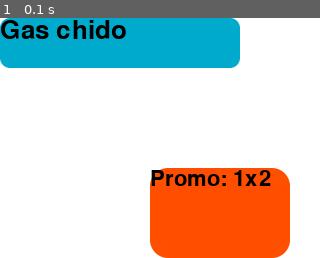
Above: before the commit, frame 1.
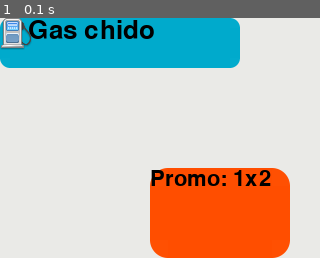
Above: after the commit, the same moment.

Repository: checor/Pygame-SSUI
Game: pygame game, started from loader.py
The game is run twice, just before and just after one commit, with the same random seed, the same clock (stepped at 60 frames per second) and the same inputs. The source is Python 2; it was converted automatically to run under Python 3.
Inputs:
- Up to frame 1 (0.1 s): no input

The runs differ from the first frame. In frame 1, 2.8% of the frame differs, in the area x 0-49%, y 0-13%.

Commit message:
Añadida capacidad de mostrar imágenes

Diff:
--- a/loader.py
+++ b/loader.py
@@ -2,9 +2,9 @@
 """
 Created on Thu Jul 10 19:24:52 2014
 
-@author: @checor
-
-Usando el martillo que tengo para un chingo de clavos
+@author: checor@gmail.com
+
+Gettin pumped
 """
 
 import pygame, sys
@@ -30,10 +30,23 @@
                (234,234,231) , "White" : (255,255,255) }
 #Fuentes
 pygame.init()
+pygame.font.init()
 noFont = pygame.font.SysFont(None, 8)
+
+def get_font(font, size): #Esta debe ir en el import
+    if font == 'None':
+        return pygame.font.SysFont(None, size)
+    else:
+        try:
+            f = pygame.font.SysFont(font, size)
+        except:
+            print "Fuente ", font, " no encontrada"
+            return pygame.font.SysFont(None, size)
+        return f
 """Fin de variables"""
 
-#Definiciones
+#Definiciones realtivas a la pantalla
+
 def RoundRect(surface,rect,color,radius=0.4):
 
     """
@@ -73,6 +86,15 @@
 
     return surface.blit(rectangle,pos)
 
+def load_image(name, colorkey=None):
+    fullname = os.path.join('data', name)
+    try:
+        image = pygame.image.load(fullname)
+    except pygame.error, message:
+        print 'No se pudo cargar la imamen: ', fullname
+        raise SystemExit, message
+    #image = image.convert_alpha()
+    return image, image.get_rect()
 
 #Objetos globales
 pantallas = []
@@ -112,6 +134,7 @@
 
 class Cuadro:
     """Clase padre de una pantalla. Lleva todos sus atributos"""
+    global surface
     Count = 0
     names = []
     def __init__(self, nombre, color, pos = (0,0,0,0), rounded = False):
@@ -128,34 +151,28 @@
     def get_text(self, texto, tamano, fuente, color, pos=0):
         """Obtiene tiene texto para mostrar. En la varibale pos,
         0 es centrado, 1 es derecha, 2 es izquierda"""
-        self.tt = str(texto)
-        self.ttam = tamano
-        self.tf = fuente
-        self.tpos = pos
-        self.tcol = color
         #Cambio a lo que son tuplas con atributos
         self.textos.append((str(texto), tamano, fuente, pos, color))
     def hay_text(self):
         return len(self.textos)
     def drawtext(self):
         for elem in self.textos:
-            f = pygame.font.Font(get_font(elem[2]), elem[1])
+            f = get_font(elem[2], elem[1])
             pgtext = f.render(elem[0], 1, (0,0,0))
             pgrect = pgtext.get_rect()
             #pgrect.topleft = (elem[3]) #Primitivo
             pgrect.topleft = (self.pos[0], self.pos[1])
             surface.blit(pgtext, pgrect)
     def get_image(self, imagepath, posx = 0, posy = 0):
-        #Checar primero si existe el path
-        if os.path.exists(imagepath):
-            self.ipath = imagepath
-            self.iposx = posx
-            self.iposy = posy
-            self.gotImage = True
-        else:
-            print 'Imagen no existente. Checar su ubicación'
+        img = load_image(imagepath)
+        print img
+        self.imagenes.append((img[0], img[1], posx, posy))
     def drawimage(self):
-        pass
+        for elem in self.imagenes:
+            print "Hola", elem[0], self.pos
+            img_pos = (self.pos[0] + elem[2], self.pos[1] + elem[3])
+            surface.blit(elem[0], img_pos)
+            pygame.display.flip()
     def draw(self):
         #Cambiar esto a otro tipo de rectangulo
         if not self.rounded:
@@ -165,6 +182,7 @@
         else:
             RoundRect(surface, self.pos, self.color)
             self.drawtext()
+            self.drawimage()
 
 class Boton(Cuadro):
     """Crea un boton intereactivo en la pantalla. Puede tener diferentes
@@ -187,23 +205,12 @@
     def set_action(self, action):
         pass
 
-def get_font(font): #Esta debe ir en el import
-    if font == 'None':
-        return None
-    elif font == 'Arial':
-        return None
-    else:
-        return None
-
 def get_color(color):
     global colores
     color = colores[color]
     return color
 
 def loadtemplate(filename): #Idem
-    global pantallas
-    global colores
-    global noFont
     tree = ET.parse(filename)
     root = tree.getroot()
     if root.tag == "Pantalla":
@@ -230,12 +237,17 @@
                 pantallas[Pantalla.pCount - 1].adopt(c)
                 for t in child.findall("Texto"):
                     ttext = t.find("Text").text
-                    print "Texto encontrado: " + ttext
+                    #print "Texto encontrado: " + ttext
                     tsize = int(t.find("Tamano").text)
                     tfont = t.find("Fuente").text
                     tcolor = t.find("Color").text
                     tfont = None #Parche mamon
                     c.get_text(ttext, tsize, tfont, tcolor)
+                for imag in child.findall("Imagen"):
+                    imagen = imag.find("Filename").text
+                    img_posx = int(imag.find("PosX").text)
+                    img_posy = int(imag.find("PosY").text)
+                    c.get_image(imagen, img_posx, img_posy)
             print "Awaken my masters"
             pantallas[0].awaken() #Awaken my masters
     else:
@@ -246,7 +258,7 @@
     print "Newtech software"
     print "Inicializando...\n"
     #pygame.init()      #cambio temporal
-    surface.fill(colores['White'])
+    surface.fill(colores['Ivory'])
     loadtemplate('test.xml')
     pygame.display.update()
     #pantallas[0].
--- a/test.xml
+++ b/test.xml
@@ -15,9 +15,14 @@
             <Fuente>Arial</Fuente>
             <Centrado>No</Centrado>
             <Tamano>38</Tamano>
-            <Text>Gas chido</Text>
+            <Text>    Gas chido</Text>
             <Color>White</Color>
         </Texto>
+        <Imagen>
+            <Filename>gas.png</Filename>
+            <PosX>0</PosX>
+            <PosY>0</PosY>
+        </Imagen>
    </Caja>
    <Caja Nombre="Caja 2">
         <Alto>90</Alto>
Binary file added: data/gas.png
Binary file added: data/n.jpg
